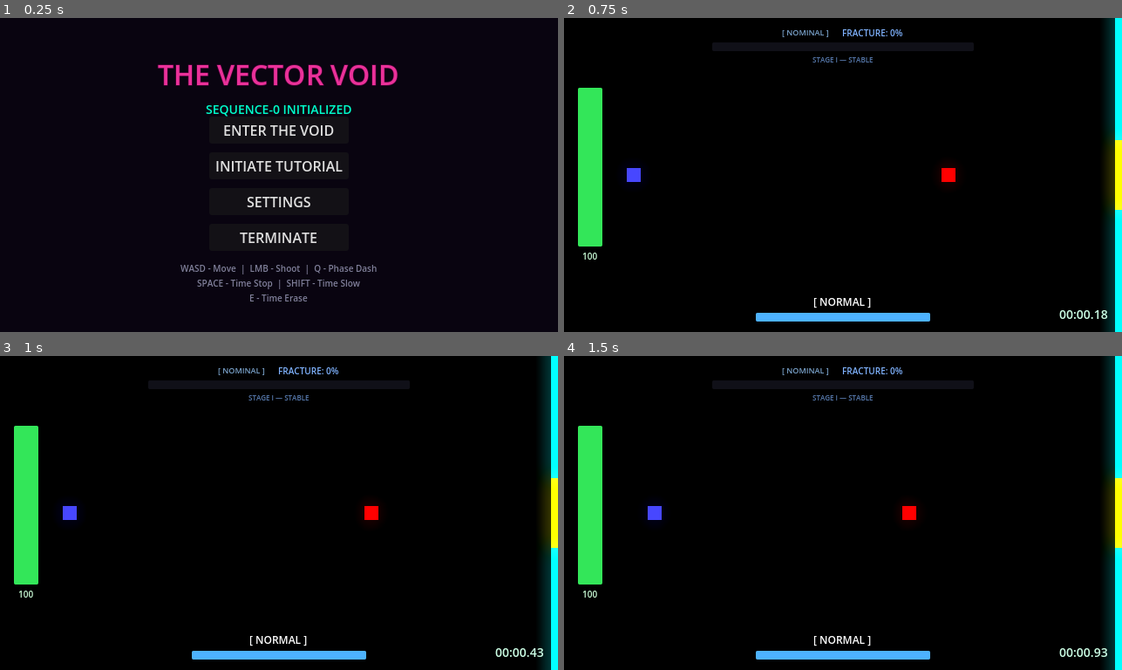
Above: before the commit, frames 1-4 (two rows, left to right).
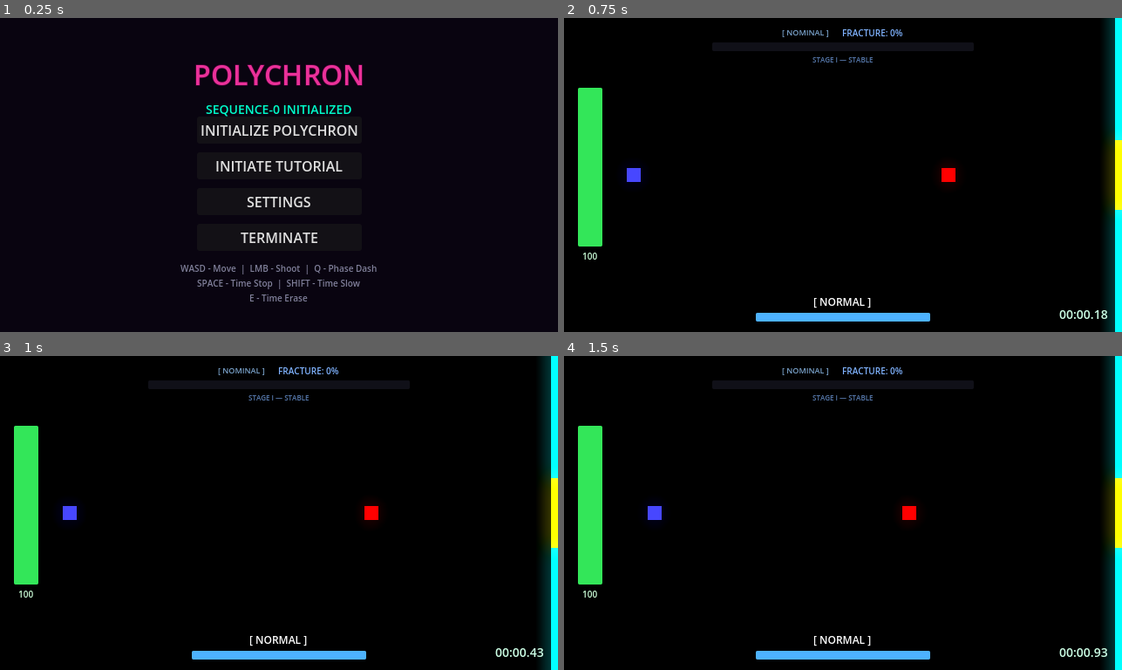
Above: after the commit, the same moments.

Repository: scarf-y/Polychron
Game: Godot game, scene res://scenes/ui/main_menu.tscn
Two runs of this game, one before a commit and one after it. Both use one fixed random seed, a clock stepped at 60 frames per second and the inputs below.
Inputs (mouse positions are in pixels of both pictures, inside the frame that each line leads up to):
- Up to frame 1 (0.25 s): no input
- Up to frame 2 (0.75 s): click "ENTER THE VOID" (after the commit: "INITIALIZE POLYCHRON") at 0.5 s
- Up to frame 3 (1 s): no input
- Up to frame 4 (1.5 s): tap Enter at 1.25 s; move the mouse to (965, 497) at 1.27 s; hold D (move_right) from 1.28 s (still down); hold Enter from 1.28 s (still down)

The runs differ from the first frame. In frame 1, 2.6% of the frame differs, in the area x 28-72%, y 14-72%; in frame 2, nothing differs; in frame 3, nothing differs; in frame 4, nothing differs.

Commit message:
docs: rebrand game to POLYCHRON

Diff:
--- a/scenes/ui/main_menu.tscn
+++ b/scenes/ui/main_menu.tscn
@@ -55,7 +55,7 @@
 offset_bottom = 90.0
 horizontal_alignment = 1
 vertical_alignment = 1
-text = "THE VECTOR VOID"
+text = "POLYCHRON"
 label_settings = SubResource("LabelSettings_title")
 
 [node name="SubtitleLabel" type="Label" parent="."]
@@ -89,7 +89,7 @@
 
 [node name="StartButton" type="Button" parent="VBoxContainer"]
 layout_mode = 2
-text = "ENTER THE VOID"
+text = "INITIALIZE POLYCHRON"
 
 [node name="TutorialButton" type="Button" parent="VBoxContainer"]
 layout_mode = 2
--- a/scripts/main_menu.gd
+++ b/scripts/main_menu.gd
@@ -1,6 +1,6 @@
 extends Control
 
-## Main Menu — Entry point for Chronos Bound.
+## POLYCHRON — Entry point for the game.
 ## Title, Start, and Quit buttons.
 
 @onready var start_button: Button = $VBoxContainer/StartButton
--- a/scripts/time_manager.gd
+++ b/scripts/time_manager.gd
@@ -1,6 +1,6 @@
 extends Node
 
-## The central time manipulation system for Chronos Bound.
+## The central time manipulation system for POLYCHRON.
 ## Autoloaded as "TimeManager". Manages time states, Time Gauge, and Temporal Fracture.
 
 # --- Enums ---
--- a/scripts/tutorial_level.gd
+++ b/scripts/tutorial_level.gd
@@ -1,6 +1,6 @@
 extends Node2D
 
-## Tutorial Controller for The Vector Void.
+## Tutorial Controller for POLYCHRON.
 ## Handles the sequence of instructional steps and trigger zones.
 
 @onready var player = $Player
@@ -46,7 +46,7 @@
 	},
 	{
 		"title": "TUTORIAL COMPLETE",
-		"info": "You are ready to enter THE VECTOR VOID.\nPress ENTER to return to menu",
+		"info": "You are ready to enter POLYCHRON.\nPress ENTER to return to menu",
 		"condition": "finish"
 	}
 ]
